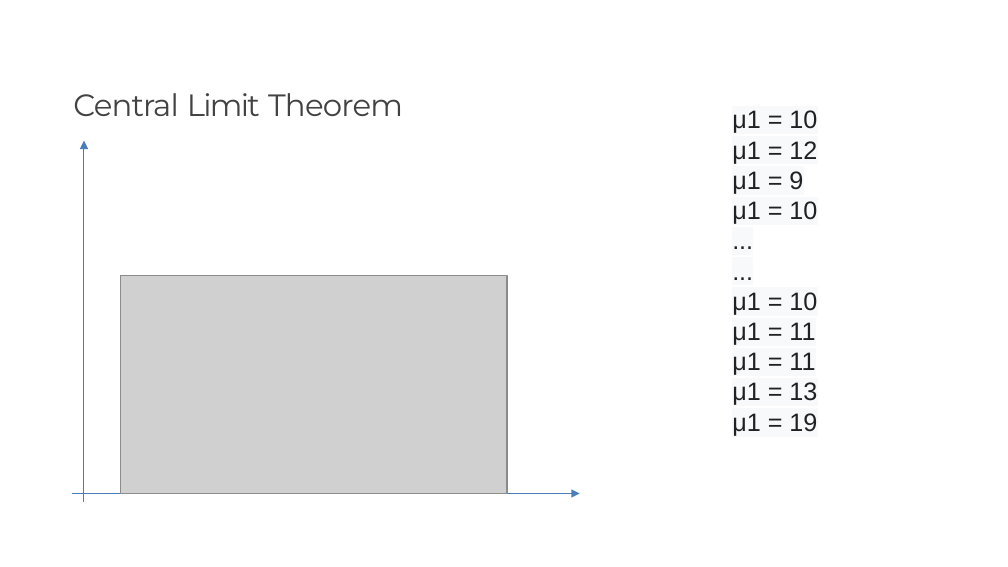
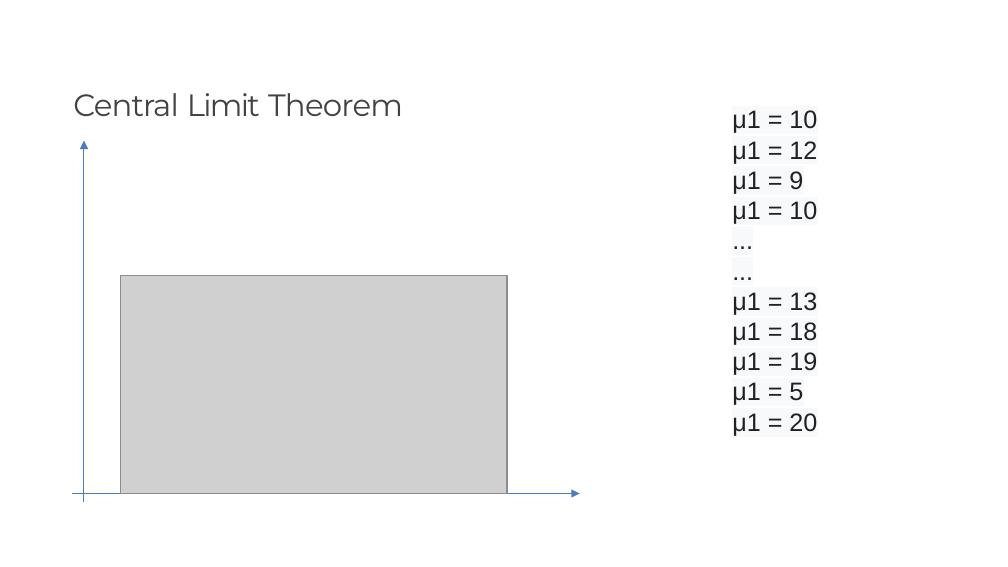
Before and after one commit to DSML-bootcamp/w4-nbs, a slide deck: slide 5 of D3/1. Hypothesis Testing.pptx. Drawn at 1008x567 pixels with LibreOffice and Linux fonts; fonts in the diff are those of the drawing; grey boxes stand for pictures; background and template pictures are left out. Boxes give left, top, right and bottom in pixels: in the first picture for what was removed or moved away, otherwise in the second. Text is boxed around its words. In the diff, an @@ line names an element or a change of style, - is before the commit and + after.

```diff
--- a/D3/1. Hypothesis Testing.pptx
+++ b/D3/1. Hypothesis Testing.pptx
@@ text at (732,292,817,375): paragraphs removed @@
-μ1 = 10
-μ1 = 11
-μ1 = 11
@@ text at (732,322,817,345): paragraph added @@
+μ1 = 18
@@ text at (732,382,817,436): paragraphs added @@
+μ1 = 5
+μ1 = 20
```
Also in this commit, not shown: 1 other slide changed, 2 other files.
